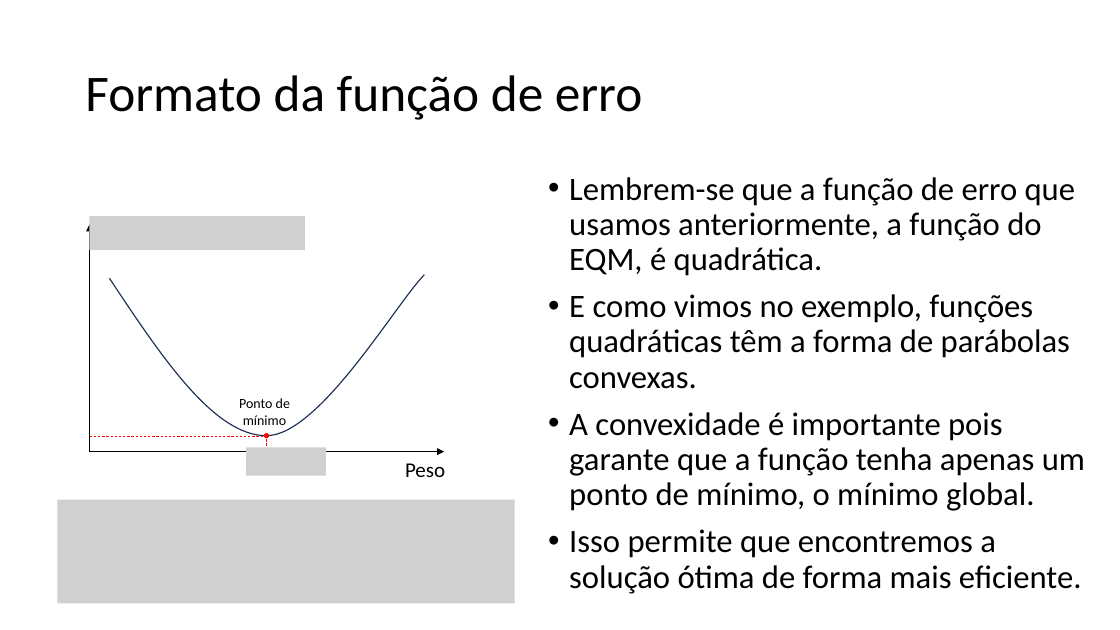
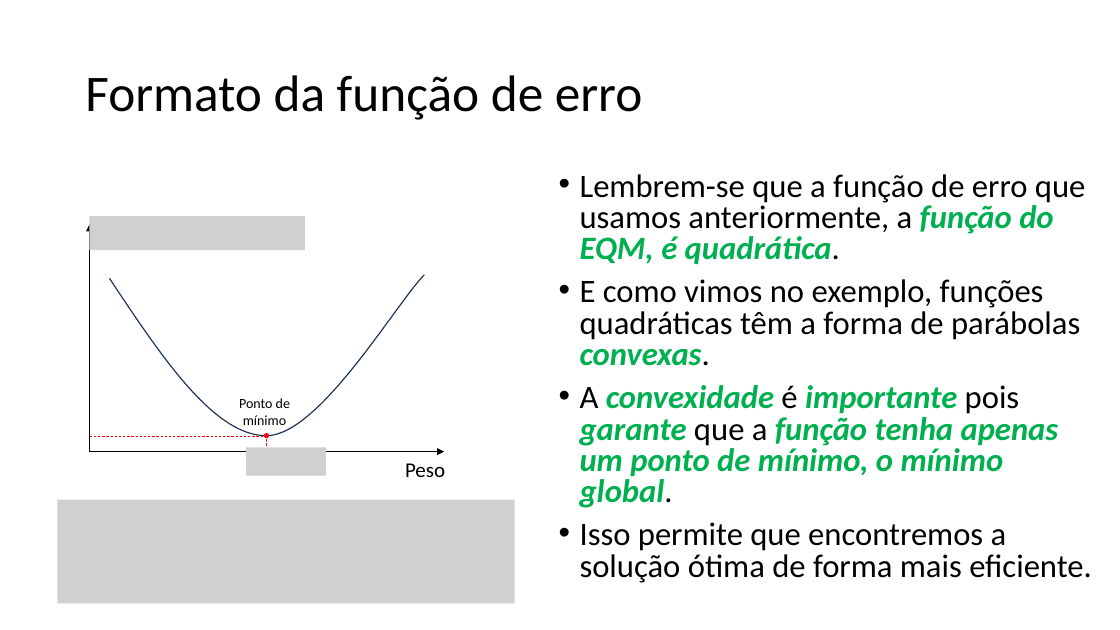
Before and after one commit to zz4fap/tp557-iot-ml, a slide deck: slide 5 of slides/TP557_6_Minimizando_o_erro.pptx (slide 4 before the commit). Drawn at 1120x630 pixels with LibreOffice and Linux fonts; fonts in the diff are those of the drawing; grey boxes stand for pictures. Boxes give left, top, right and bottom in pixels: in the first picture for what was removed or moved away, otherwise in the second. Text is boxed around its words. In the diff, an @@ line names an element or a change of style, - is before the commit and + after.

```diff
--- a/slides/TP557_6_Minimizando_o_erro.pptx
+++ b/slides/TP557_6_Minimizando_o_erro.pptx
@@ text "Lembrem-se que a função de ...": place and size @@
-text "Lembrem-se que a função de ..." at <box>569,177,1085,594</box>
+text "Lembrem-se que a função de ..." at <box>580,174,1092,583</box>
@@ text "Lembrem-se que a função de ..." at <box>580,174,1092,583</box>: text colour #000000 to #00B050, bold on, italic on in "função do EQM, é quadrática.", "convexas.", "convexidade importante garante função tenha apenas um ..."; line spacing 0.9 to 0.8 @@
```
Also in this commit, not shown: 2 other slides changed, 4 slides added.
